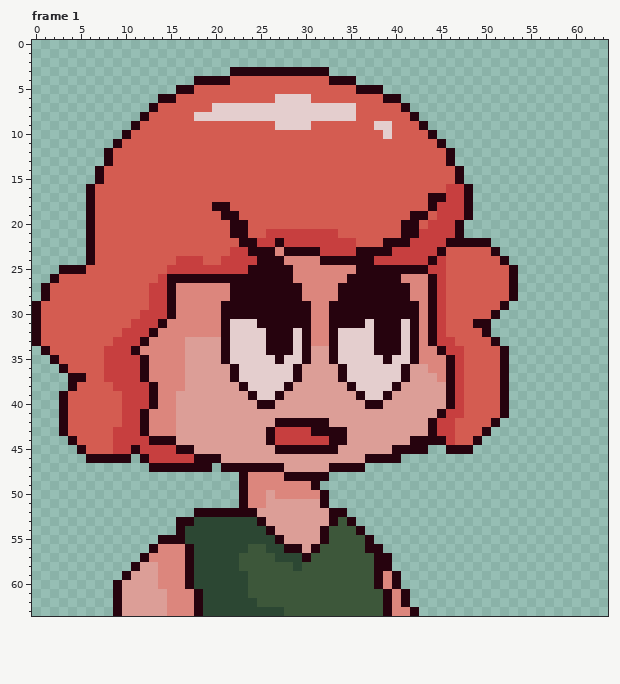
A pixel-art file gets an edit: art/beebo/overworld/beebo-portrait-confused.aseprite. Above, as it was before the edit.
64x64 pixels, 4 frames. Shown: frame 1. The commit also changed other frames, which this record leaves out.
After:
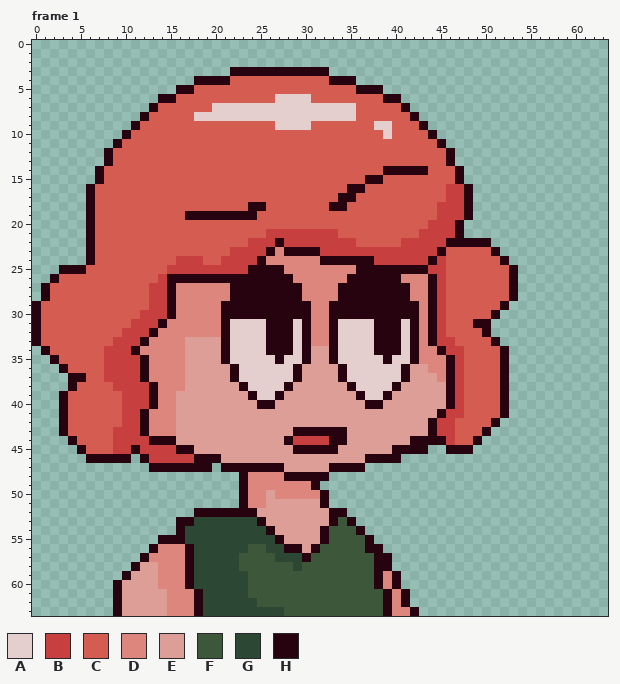
Palette (. is transparent): A #e4cece  B #c73f3f  C #d45c51  D #dc867d  E #dc9e97  F #3d573a  G #2c4733  H #26030e
What changed:
Frame 1, layers "eyes", "mouth":
y 14: x 39..43 CCCCC -> HHHHH
y 15: x 37..38 CC -> HH
y 16: x 35..36 CC -> HH
y 17: x 34..35 CC -> HH; x 44..45 HH -> CC
y 18: x 20..21 HH -> CC; x 24..25 CC -> HH; x 33..34 CC -> HH; x 44 H -> C
y 19: x 17..20 CCCC -> HHHH; x 23..24 CC -> HH; x 42..43 HH -> CC
y 20..21: x 22..23 HH -> CC; x 41..42 HH -> CC
y 22: x 23..24 HH -> CB; x 39..41 HHH -> CCB
y 23: x 24..25 HH -> BB; x 36..39 HHHH -> BBBB
y 24: x 26..27 HH -> DD
y 25: x 28 H -> D
y 31: x 25 H -> A; x 29 H -> A; x 34..36 HHH -> AAA
y 42: x 27..32 HHHHHH -> EEEEEE
y 43: x 26..30 HBBBB -> EEEHH
y 44: x 26..28 HBB -> EEH
y 45: x 27..28 HH -> EE
Where, in picture pixels (left, top, right, bottom), the same in both pictures:
changed: (329, 166, 446, 256)
changed: (185, 202, 293, 274)
changed: (257, 319, 302, 328)
changed: (338, 319, 365, 328)
changed: (266, 418, 329, 454)
